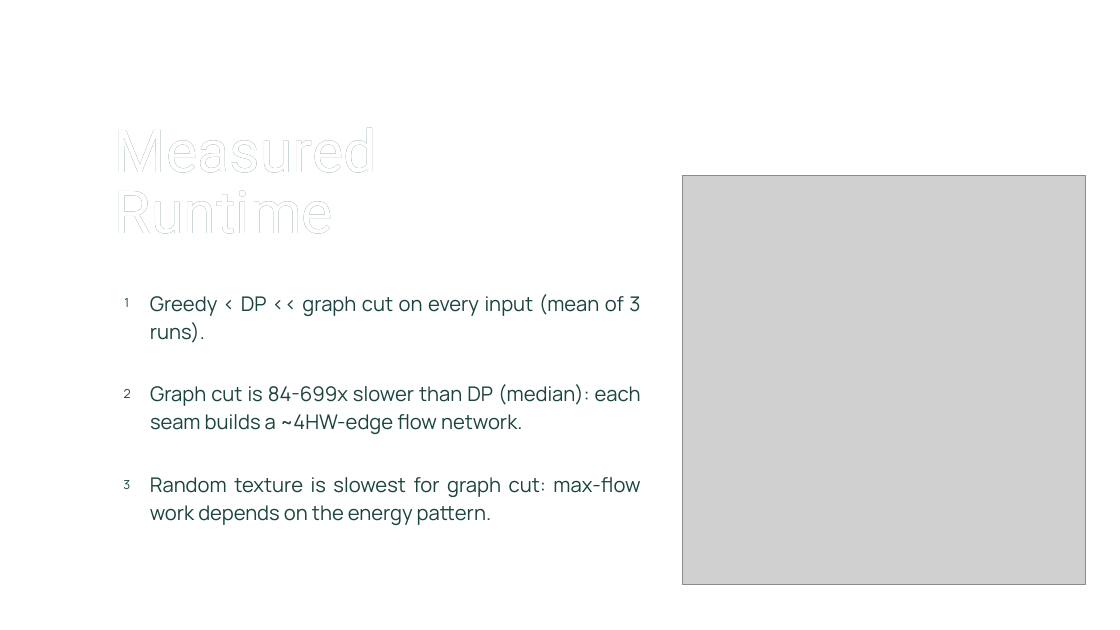
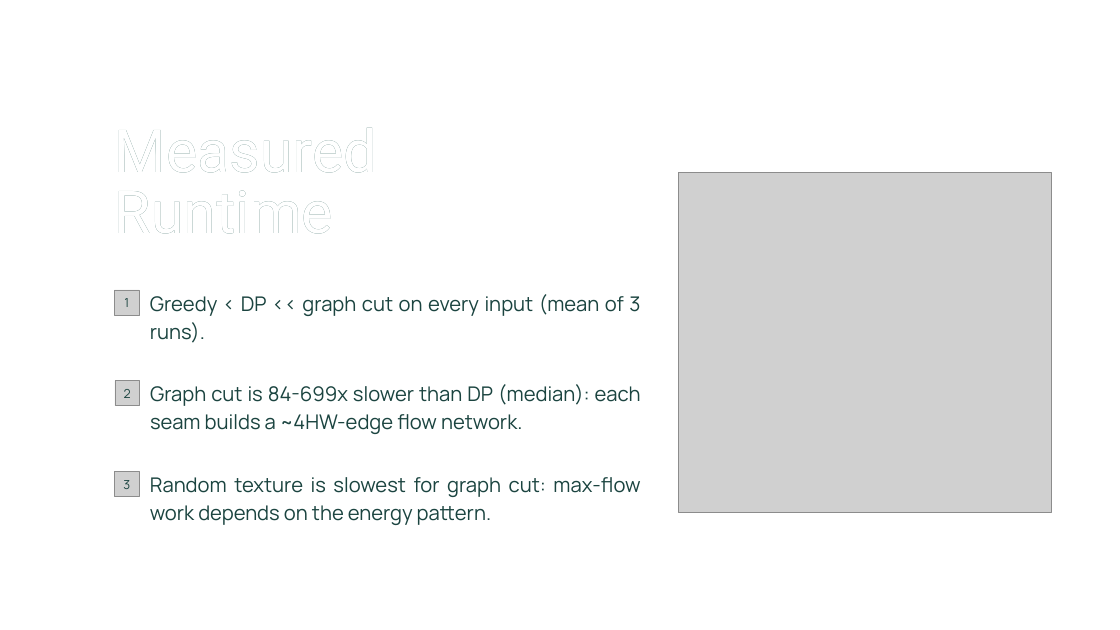
Before and after one commit to elvisshengjie/seam_carving_algorithm_comparison, a slide deck: slide 7 of CSD3130_CSD3131_Presentation.pptx. Drawn at 1120x630 pixels with LibreOffice and Linux fonts; fonts in the diff are those of the drawing; grey boxes stand for pictures; background and template pictures are left out. Boxes give left, top, right and bottom in pixels: in the first picture for what was removed or moved away, otherwise in the second. Text is boxed around its words. In the diff, an @@ line names an element or a change of style, - is before the commit and + after.

Commit message:
Update presentation slide layout
Slide 4 shows the greedy counterexample as two tables under a top title,
slide 5 enlarges the boundary graph with the points below it, slide 7
keeps the whole runtime chart on the slide, and slide 8 re-centres the
tower figure. Poppins and Sniglet are embedded.

```diff
--- a/CSD3130_CSD3131_Presentation.pptx
+++ b/CSD3130_CSD3131_Presentation.pptx
@@ picture: place and size @@
-picture at <box>683,175,1085,584</box>
+picture at <box>678,172,1052,512</box>
@@ picture added at <box>115,290,139,315</box> @@
@@ picture added at <box>115,381,139,406</box> @@
@@ picture added at <box>115,472,139,497</box> @@
```
Also in this commit, not shown: 4 other slides changed.
